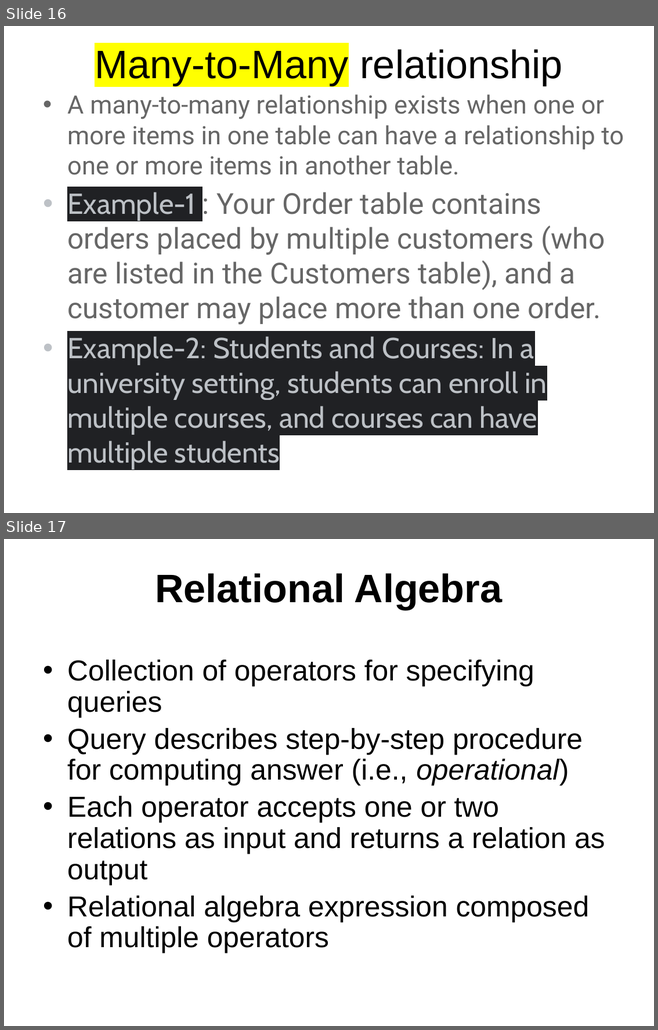
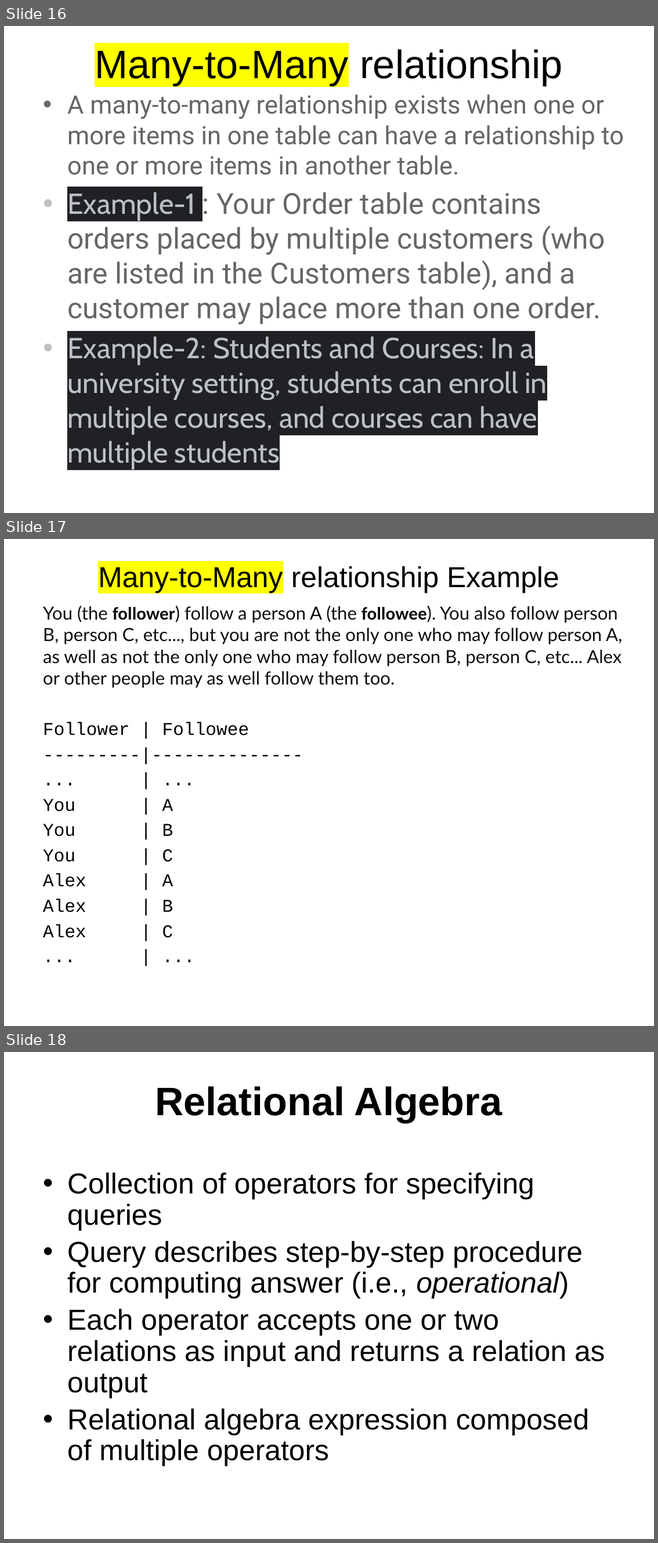
Before and after one commit to mahmoudparsian/data-warehousing-and-business-intelligence, a slide deck: resources/class_lectures/week_02_intro_to_relational_databases.pptx. Shown one above the other, each under a label of ours: slides 16 and 17 before the commit, slides 16, 17 and 18 after it. The pictures are 658x1030 and 658x1543 pixels, drawn with LibreOffice and Linux fonts; fonts in the diff are those of the drawing. Boxes give left, top, right and bottom in pixels: in the first picture for what was removed or moved away, otherwise in the second. Text is boxed around its words. In the diff, an @@ line names an element or a change of style, - is before the commit and + after.

```diff
--- a/resources/class_lectures/week_02_intro_to_relational_databases.pptx
+++ b/resources/class_lectures/week_02_intro_to_relational_databases.pptx
@@ slide 17 added at bbox=[4, 539, 654, 1026], background #FFFFFF @@
@@ title added at bbox=[98, 566, 559, 593], 32 pt, text #000000 @@
+Many-to-Many relationship Example
@@ text added at bbox=[43, 606, 622, 938], 20 pt, text #0C0D0E @@
+You (the follower) follow a person A (the followee). You also follow person B, person C, etc..., but you are not the only one who may follow person A, as well as not the only one who may follow person B, person C, etc... Alex or other people may as well follow them too.
+Follower | Followee
+---------|--------------
+... | ...
+You | A
+You | B
+You | C
+Alex | A
+Alex | B
+Alex | C
+... | ...
@@ what was slide 17 is now slide 18 @@
```
Also in this commit, not shown: 8 slides changed, 3 other files.
